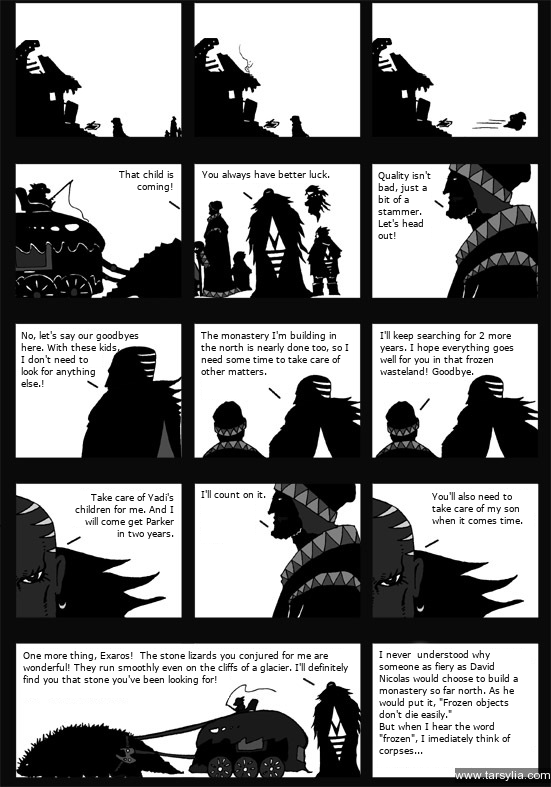
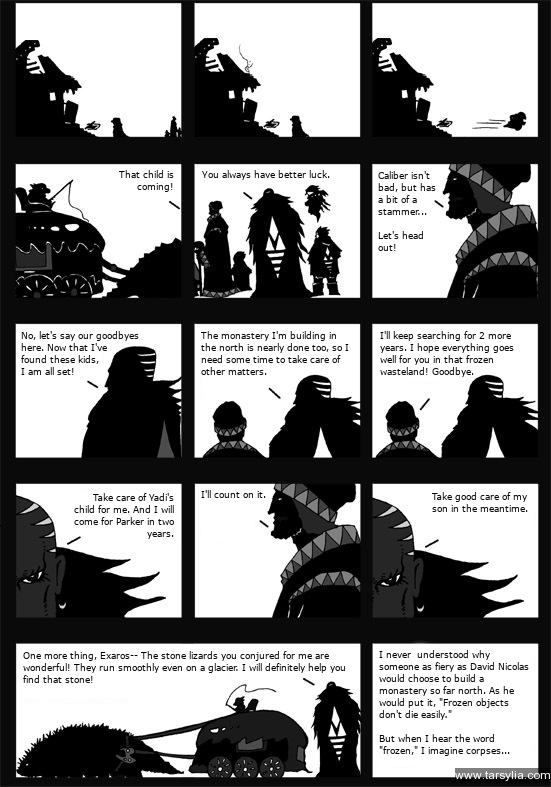
Before/after of a 551 x 787 layered artwork. What changed in the layer stack:
renamed "Quality isn't bad, just a bit ..." to "Caliber isn't bad, but has a b...", painted on it over bbox(378, 171, 436, 251)
painted on "No, let's say our goodbyes her..." over bbox(21, 343, 120, 387)
renamed "Take care of Yadi's children f..." to "Take care of Yadi's child for ...", painted on it over bbox(74, 493, 174, 537)
renamed "You'll also need to take care ..." to "Take good care of my son in th...", painted on it over bbox(432, 492, 528, 524)
renamed "One more thing, Exaros! The s..." to "One more thing, Exaros-- The s...", painted on it over bbox(43, 651, 348, 685)
painted on "I never understood why someon..." over bbox(379, 662, 529, 756)
